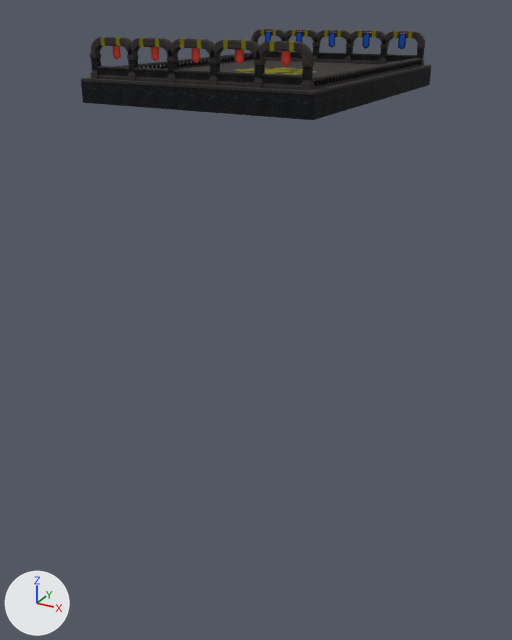
The glTF model client/assets/models/Arena.glb, before and after one commit.
Before and after are seen from a 50 mm camera at (2.49, -4.81, 0.41) aimed at (-0.08, -0.13, -1.93). The lights are fixed; the arrows at lower left show +X, +Y and +Z. Where no turn or scale is listed for an object, it has been applied to the vertices. Vertices at the same position are counted once.

Names of what the first picture shows: 'mergedBlocks(Clone)'.
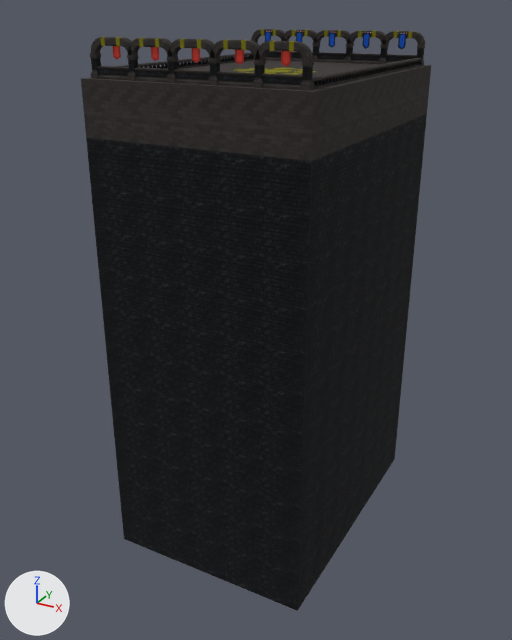
Changed parts and their boxes (x1, y1, x2, y2) in the pictures (512 x 640 px; the box of a moved part takes in the faces that stretch with it):
'mergedBlocks(Clone)', reshaped (534% taller): before (81, 29, 431, 120); after (81, 29, 431, 611)
part 1 of me_mesh_0, moved or reshaped: before (81, 67, 431, 120); after (81, 67, 431, 611)

The change in detail:
me_mesh_0 has 4020 vertices, 8296 faces and spans x -0.83..0.83, y -1.12..1.12, z -0.15..0.25.
me_mesh_0 is used by ob_mergedblocks_clone; location (0.0, 0.0, 0.0).
me_mesh_0 part 1: the loose piece of 12 vertices spanning x -0.83..0.83, y -1.12..1.12, z -0.15..0.0 is scaled about the mesh origin by (1, 1, 25).
